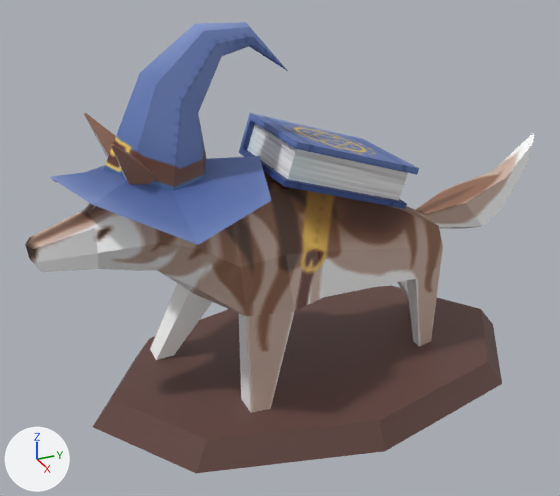
A saved change to the FBX model Trucs_Graph/BoardGameCharacters/scenes/Asset_Pawn_Lupus.fbx.
Camera for both pictures: a camera (50 mm lens) standing at (0.635, -0.326, 0.471) and looking at (0.001, -0.041, 0.154). The axes (+X, +Y, +Z) are drawn at lower left. The lights are the same throughout. Where no turn or scale is listed for an object, it has been applied to the vertices.

Names of what the first picture shows: 'LupusHat', 'Lupus_Stand', 'STP_Dog_bag', 'STP_dog_body'.
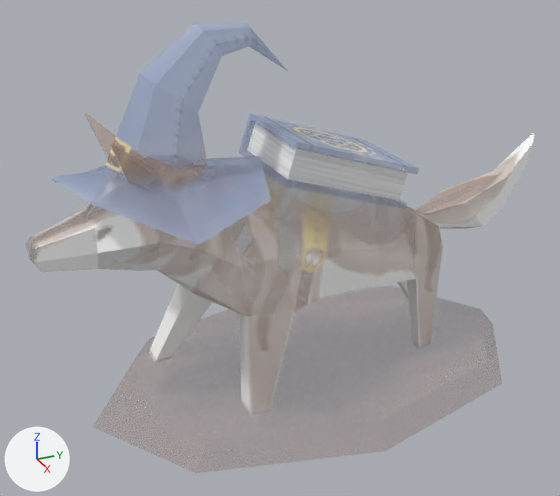
What the commit changed:
Picture 'TEX_Pawns_2048x2048.png' (img_tex_pawns_2048x2048_png) is now built by load_image('TEX_Pawns_2048x2048.psd', '../sourceimages/TEX_Pawns_2048x2048.png', 2048, 2048, 'Non-Color') instead of load_image('TEX_Pawns_2048x2048.png', '../sourceimages/TEX_Pawns_2048x2048.png', 2048, 2048, 'sRGB').
Picture 'TEX_Stand_01_512x512.png' (img_tex_stand_01_512x512_png) is now built by load_image('TEX_Stand_01_512x512.psd', '../sourceimages/TEX_Stand_01_512x512.png', 512, 512, 'Non-Color') instead of load_image('TEX_Stand_01_512x512.png', '../sourceimages/TEX_Stand_01_512x512.png', 512, 512, 'sRGB').
Material 'Tex_Pawns' (mat_tex_pawns) is new.
Uses the picture img_tex_pawns_2048x2048_png.
Material 'Tex_Stand' (mat_tex_stand) is new.
Uses the picture img_tex_stand_01_512x512_png.
me_mesh_001 has 24 vertices, 22 faces and spans x -0.0535..0.0535, y -0.0701..0.0701, z -0.0401..0.0401.
me_mesh_001 no longer uses material mat_png_texture (picture img_tex_pawns_2048x2048_png).
me_mesh_001 now uses material mat_tex_pawns.
me_mesh_002 has 42 vertices, 48 faces and spans x -0.107..0.107, y -0.108..0.11, z -0.163..0.004.
me_mesh_002 no longer uses material mat_png_texture (picture img_tex_pawns_2048x2048_png).
me_mesh_002 now uses material mat_tex_pawns.
me_mesh_003 has 18 vertices, 24 faces and spans x -0.148..0.148, y -0.24..0.24, z 0.0..0.026.
me_mesh_003 no longer uses material mat_lambert4 (picture img_tex_stand_01_512x512_png).
me_mesh_003 now uses material mat_tex_stand.
me_mesh has 157 vertices, 153 faces and spans x -0.076..0.077, y -0.277..0.262, z -0.16..0.112.
me_mesh no longer uses material mat_png_texture (picture img_tex_pawns_2048x2048_png).
me_mesh now uses material mat_tex_pawns.

Where the change shows, as pixel boxes [x1, y1, x2, y2] in the pictures (560 x 496 px):
'STP_dog_body', surface changed, recoloured (brown to grey): [25, 113, 519, 416] in both
'Lupus_Stand', surface changed, recoloured: [93, 285, 502, 473] in both
'LupusHat', surface changed, recoloured: [50, 22, 288, 245] in both
'STP_Dog_bag', surface changed, recoloured: [239, 113, 419, 209] in both
